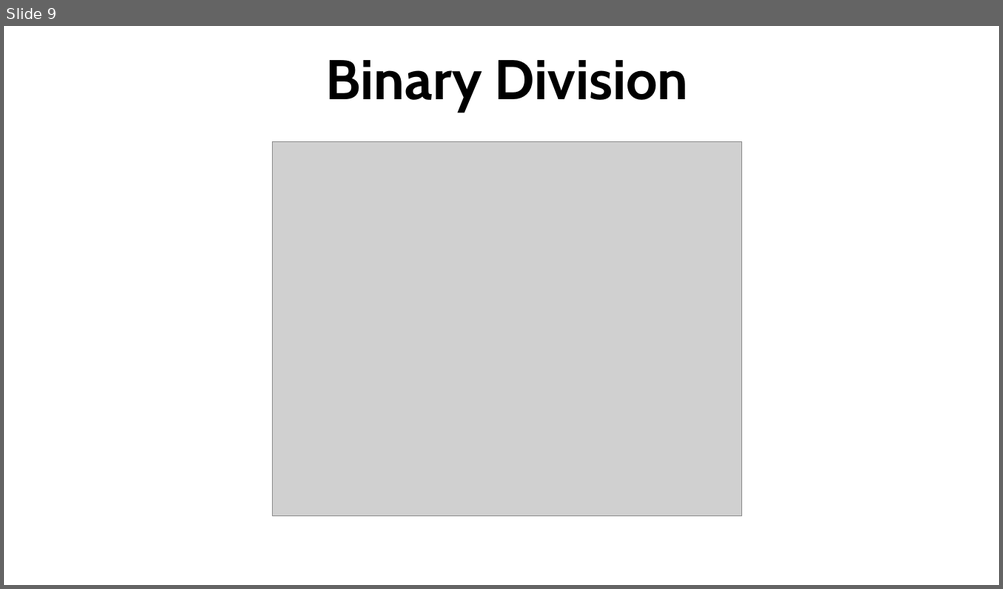
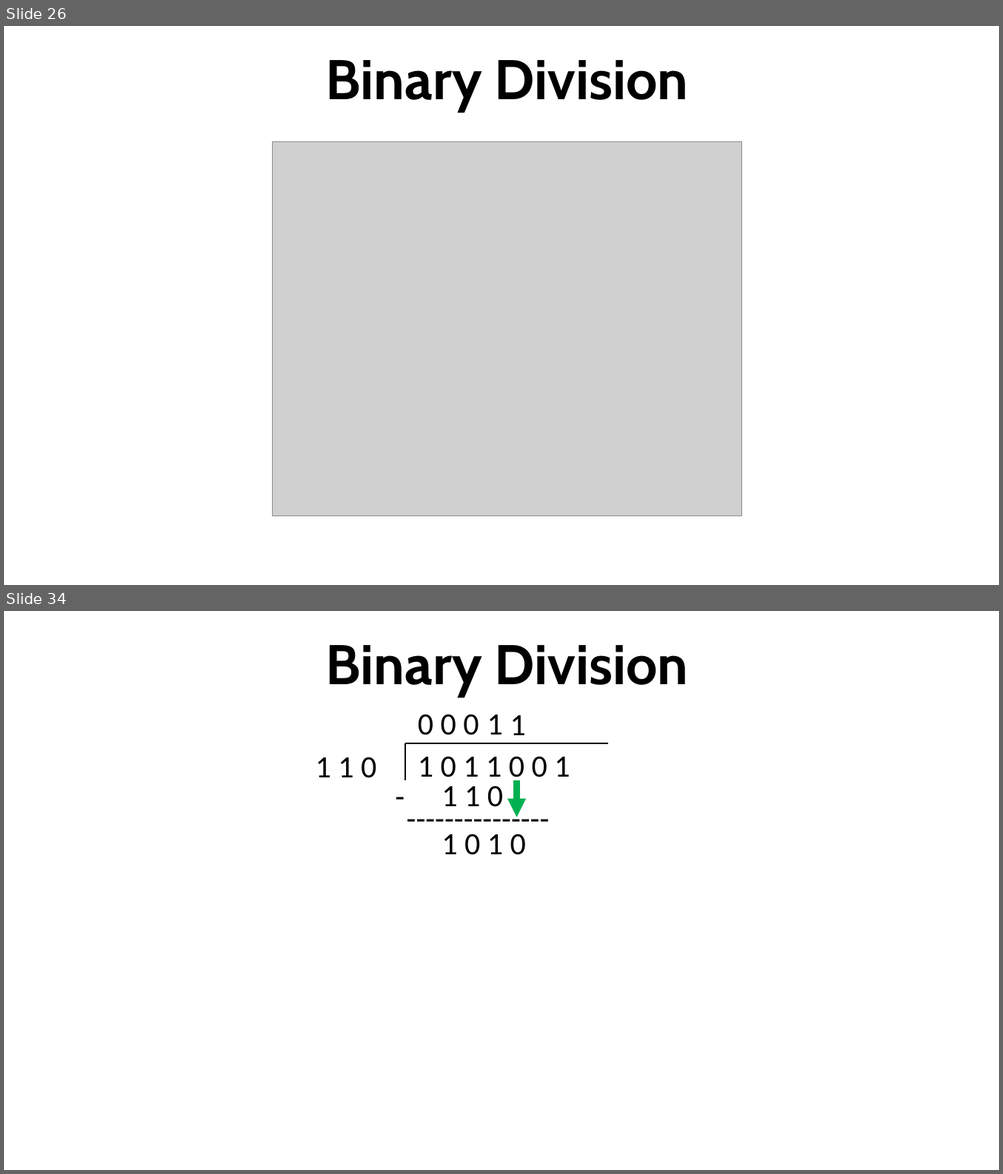
Before and after one commit to robitussin/CCS0001, a slide deck: Binary Operations.pptx. Shown one above the other, each under a label of ours: slide 9 before the commit, slides 26 and 34 after it; the slides between them are not shown. The pictures are 1003x589 and 1003x1174 pixels, drawn with LibreOffice and Linux fonts; fonts in the diff are those of the drawing; grey boxes stand for pictures. Boxes give left, top, right and bottom in pixels: in the first picture for what was removed or moved away, otherwise in the second. Text is boxed around its words. In the diff, an @@ line names an element or a change of style, - is before the commit and + after.

```diff
--- a/Binary Operations.pptx
+++ b/Binary Operations.pptx
@@ slide 34 added at <box>4,611,999,1170</box>, background #FFFFFF @@
@@ title added at <box>326,645,688,696</box>, 54 pt, text #000000, bold @@
+Binary Division
@@ text added at <box>418,714,478,735</box>, 30 pt, text #000000 @@
+0 0 0
@@ text added at <box>487,715,503,735</box>, 30 pt, text #000000 @@
+1
@@ text added at <box>510,715,526,735</box>, 30 pt, text #000000 @@
+1
@@ line added from (405, 743) to (405, 780), #000000 1.5 pt @@
@@ line added from (609, 743) to (405, 743), #000000 1.5 pt @@
@@ text added at <box>316,757,376,778</box>, 30 pt, text #000000 @@
+1 1 0
@@ text added at <box>418,756,569,784</box>, 30 pt, text #000000 @@
+1 0 1 1 0 0 1
@@ text added at <box>387,772,410,817</box>, 30 pt, text #000000 @@
+-
@@ text added at <box>441,786,503,807</box>, 30 pt, text #000000 @@
+1 1 0
@@ arrow added from (517, 780) to (517, 817), #00B050 6 pt @@
@@ text added at <box>399,795,562,841</box>, 30 pt, text #000000 @@
+---------------
@@ text added at <box>441,834,526,855</box>, 30 pt, text #000000 @@
+1 0 1 0
@@ what was slide 9 is now slide 26 @@
```
Also in this commit, not shown: 35 other slides added.
